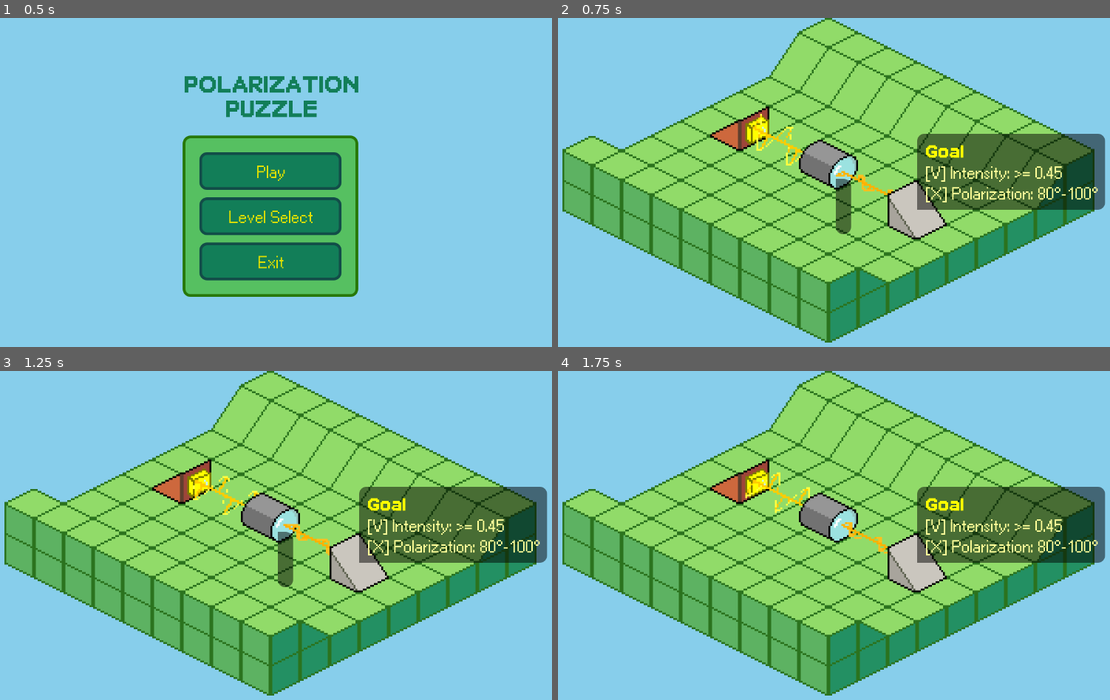
Above: before the commit, frames 1-4 (two rows, left to right).
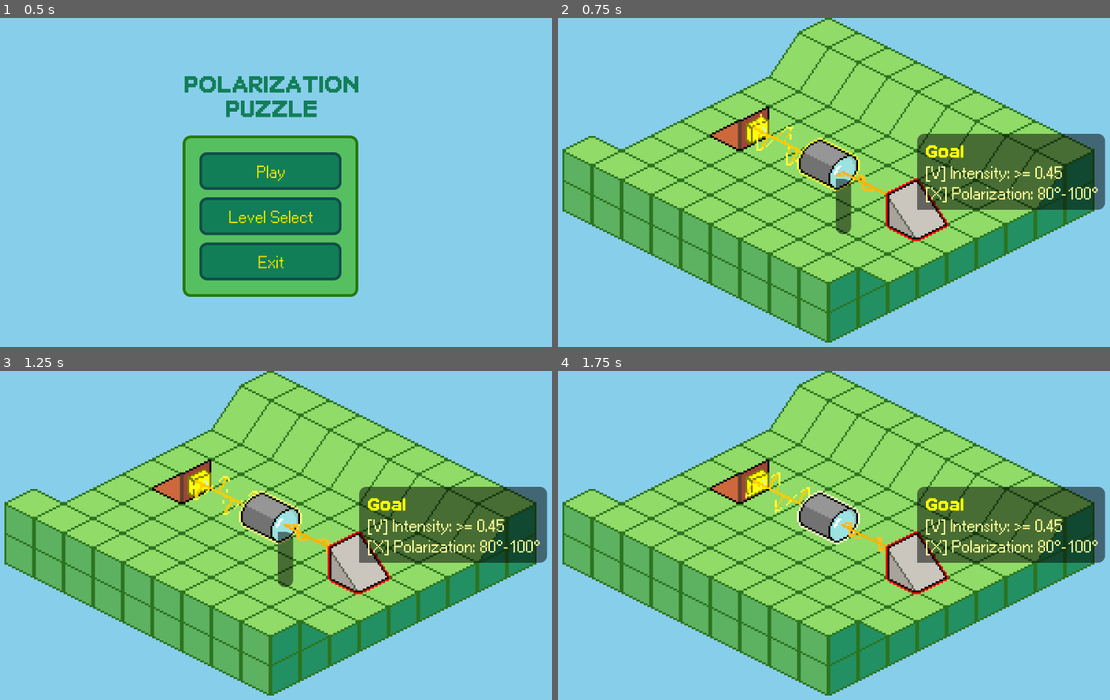
Above: after the commit, the same moments.

Repository: joshmoritty/polarization-puzzle
Game: Godot game, scene res://scenes/main_menu.tscn
Two runs of this game, one before a commit and one after it. Both use one fixed random seed, a clock stepped at 60 frames per second and the inputs below.
Inputs (mouse positions are in pixels of both pictures, inside the frame that each line leads up to):
- Up to frame 1 (0.5 s): no input
- Up to frame 2 (0.75 s): click "Play" at 0.5 s
- Up to frame 3 (1.25 s): no input
- Up to frame 4 (1.75 s): move the mouse to (960, 519) at 1.27 s; click (960, 519) at 1.42 s

Frame 1 is identical in both runs. In frame 2, 0.4% of the frame differs, in the area x 43-71%, y 36-68%; in frame 3, 0.4%; in frame 4, 0.4%.

Commit message:
feat: add colored outlines to filters and sensors

Diff:
--- /dev/null
+++ b/assets/shaders/filter_outline.gdshader
@@ -0,0 +1,31 @@
+shader_type canvas_item;
+
+uniform float thickness: hint_range(0.0, 5.0) = 1.0;
+uniform float pulse_speed: hint_range(0.1, 10.0) = 5.0;
+
+float is_solid(float value) {
+	return max(0.0, sign(value));
+}
+
+float has_solid_neighbor(sampler2D texture_sample, vec2 uv_coord, vec2 pixel_size) {
+	vec2 offset = thickness * pixel_size;
+	float sum_alpha = texture(texture_sample, uv_coord + vec2(1.0, 0.0) * offset).a
+		+ texture(texture_sample, uv_coord + vec2(-1.0, 0.0) * offset).a
+		+ texture(texture_sample, uv_coord + vec2(0.0, 1.0) * offset).a
+		+ texture(texture_sample, uv_coord + vec2(0.0, -1.0) * offset).a;
+	return is_solid(sum_alpha);
+}
+
+void fragment() {
+	if (abs(COLOR.a) < 0.0001) {
+		float outline_mask = has_solid_neighbor(TEXTURE, UV, TEXTURE_PIXEL_SIZE);
+		if (outline_mask > 0.0) {
+			// Pulsating between cyan and white
+			float pulse = sin(TIME * pulse_speed) * 0.5 + 0.5;
+			vec3 cyan = vec3(1.0, 1.0, 0.0);
+			vec3 white = vec3(1.0, 1.0, 1.0);
+			vec3 color = mix(cyan, white, pulse);
+			COLOR = vec4(color, 1.0);
+		}
+	}
+}
--- /dev/null
+++ b/assets/shaders/sensor_outline.gdshader
@@ -0,0 +1,26 @@
+shader_type canvas_item;
+
+uniform vec4 outline_color: source_color = vec4(1.0, 0.0, 0.0, 1.0);
+uniform float thickness: hint_range(0.0, 5.0) = 1.0;
+
+float is_solid(float value) {
+	return max(0.0, sign(value));
+}
+
+float has_solid_neighbor(sampler2D texture_sample, vec2 uv_coord, vec2 pixel_size) {
+	vec2 offset = thickness * pixel_size;
+	float sum_alpha = texture(texture_sample, uv_coord + vec2(1.0, 0.0) * offset).a
+		+ texture(texture_sample, uv_coord + vec2(-1.0, 0.0) * offset).a
+		+ texture(texture_sample, uv_coord + vec2(0.0, 1.0) * offset).a
+		+ texture(texture_sample, uv_coord + vec2(0.0, -1.0) * offset).a;
+	return is_solid(sum_alpha);
+}
+
+void fragment() {
+	if (abs(COLOR.a) < 0.0001) {
+		float outline_mask = has_solid_neighbor(TEXTURE, UV, TEXTURE_PIXEL_SIZE);
+		if (outline_mask > 0.0) {
+			COLOR = outline_color;
+		}
+	}
+}
--- a/scripts/game/controller.gd
+++ b/scripts/game/controller.gd
@@ -6,6 +6,7 @@
 var _outline_shader := load("res://assets/shaders/2d_outline.gdshader")
 var _active_filter: Filter = null
 var _hovered_sprites: Array[CanvasItem] = []
+var _hovered_original_materials: Array[Material] = []
 @onready var ground = %"GroundTiles" as TileMapLayer
 @onready var tilemap: TileMapLayer = %"ObjectTiles"
 @onready var view: SubViewport = %"SubViewport"
@@ -89,15 +90,18 @@
 		(hover_panel as Node).call_deferred("update_from_selection", selected_objs, selected_beams)
 
 		# Apply/remove outline shader: outline all selected beam sections; otherwise top-most item
-		# Clear previous outlines
-		for ci in _hovered_sprites:
-			if ci:
-				ci.material = null
+		# Clear previous outlines and restore original materials
+		for i in range(_hovered_sprites.size()):
+			if _hovered_sprites[i]:
+				_hovered_sprites[i].material = _hovered_original_materials[i]
 		_hovered_sprites.clear()
+		_hovered_original_materials.clear()
+
 		if selected_beams.size() >= 2:
 			for bs in selected_beams:
 				var mat := ShaderMaterial.new()
 				mat.shader = _outline_shader
+				_hovered_original_materials.append(bs.material)
 				bs.material = mat
 				_hovered_sprites.append(bs)
 		else:
@@ -110,6 +114,7 @@
 			if to_outline:
 				var mat2 := ShaderMaterial.new()
 				mat2.shader = _outline_shader
+				_hovered_original_materials.append(to_outline.material)
 				to_outline.material = mat2
 				_hovered_sprites.append(to_outline)
 
--- a/scripts/game/filter.gd
+++ b/scripts/game/filter.gd
@@ -3,6 +3,16 @@
 
 @export var dir: LightData.Dir
 @export var polar: int
+
+var _filter_outline_shader := load("res://assets/shaders/filter_outline.gdshader")
+var _filter_outline_material: ShaderMaterial
+
+func _ready():
+	super._ready()
+	# Apply pulsating cyan-white outline
+	_filter_outline_material = ShaderMaterial.new()
+	_filter_outline_material.shader = _filter_outline_shader
+	material = _filter_outline_material
 
 func _process_light():
 	var lights_out: Array[LightData] = []
--- a/scripts/game/sensor.gd
+++ b/scripts/game/sensor.gd
@@ -23,6 +23,37 @@
 @export var req_3_used: bool
 @export var req_3_color: LightColor.LightColorEnum
 @export var req_3_min_intensity: float
+
+var _sensor_outline_shader := load("res://assets/shaders/sensor_outline.gdshader")
+var _sensor_outline_material: ShaderMaterial
+
+func _ready():
+	super._ready()
+	# Apply sensor outline (starts as red)
+	_sensor_outline_material = ShaderMaterial.new()
+	_sensor_outline_material.shader = _sensor_outline_shader
+	_sensor_outline_material.set_shader_parameter("outline_color", Color.RED)
+	material = _sensor_outline_material
+
+func _process(_delta):
+	# Update outline color based on requirement fulfillment
+	_update_outline_color()
+
+func _update_outline_color():
+	if not _sensor_outline_material:
+		return
+
+	# Check if all requirements are fulfilled
+	var all_fulfilled = true
+	var reqs = get_requirements()
+	for req in reqs:
+		if not req.is_successful(beams_in):
+			all_fulfilled = false
+			break
+
+	# Set outline color: green if all fulfilled, red if not
+	var outline_color = Color.GREEN if all_fulfilled else Color.RED
+	_sensor_outline_material.set_shader_parameter("outline_color", outline_color)
 
 func _process_light():
 	return []
Not shown, added: assets/shaders/filter_outline.gdshader.import
Not shown, added: assets/shaders/filter_outline.gdshader.uid
Not shown, added: assets/shaders/sensor_outline.gdshader.import
Not shown, added: assets/shaders/sensor_outline.gdshader.uid
